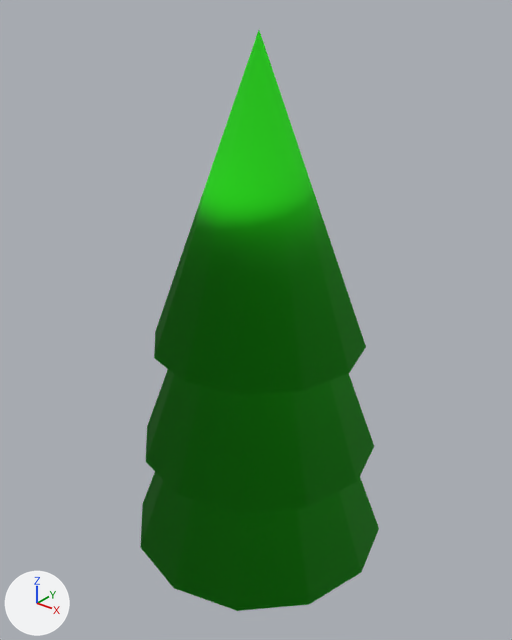
What one commit did to the OBJ model resources/tree.obj.
One viewpoint serves both versions: a 50 mm camera at (6.69, -8.43, 10.76) aimed at (-0.16, 0.13, 5.45). Lighting does not change. The marker at lower left points along +X, +Y and +Z. Where no turn or scale is listed for an object, it has been applied to the vertices.

Objects in the first picture: 'tree'.
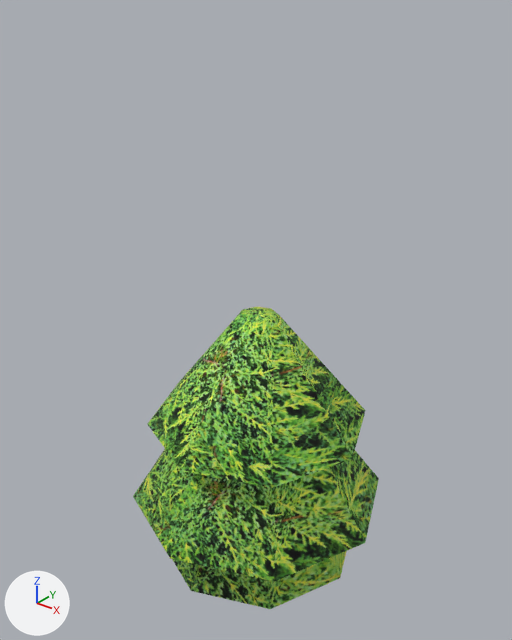
The edits, one by one:
Picture 'tree.jpg' (img_tree_jpg) is new.
In material 'lambert2SG' (mat_lambert2sg), base_color is no longer (0.01, 0.62, 0.0), green #19ce00.
In material 'lambert2SG' (mat_lambert2sg), texture is now set to img_tree_jpg.
me_tree is used by ob_tree; location (0.0, 0.0, 0.0).
me_tree had 57 vertices, 63 faces and spanned x -2.32..2.32, y -2.31..2.33, z 0.58..10.09.
me_tree now has 66 vertices, 72 faces and spans x -2.35..2.35, y -2.35..2.35, z -0.01..5.64.
me_tree part 1: the loose piece of 13 vertices spanning x -2.32..2.32, y -2.31..2.33, z 1.33..7.59 is rebuilt with 66 vertices and now spans x -2.35..2.35, y -2.35..2.35, z -0.01..5.64.
me_tree part 2: the loose piece of 13 vertices spanning x -2.1..2.1, y -2.09..2.1, z 3.2..8.86 is deleted.
Part 3, on me_tree:
13 vertices are removed from x -1.82..1.82, y -1.81..1.82, z 5.18..10.09.
13 faces are deleted.
me_tree no longer uses material mat_lambert3sg (yellow #8b6c00).

What differs and where, as boxes (x1, y1, x2, y2) in the pictures (512 x 640 px):
'tree', surface changed, reshaped (48% shorter): before (140, 30, 379, 611); after (133, 307, 379, 609)
part 1 of me_tree, rebuilt: before (140, 472, 379, 611); after (133, 307, 379, 609)
part 2 of me_tree, deleted (green): before (146, 369, 374, 513)
part 3 of me_tree, deleted (green): before (154, 30, 366, 395)
